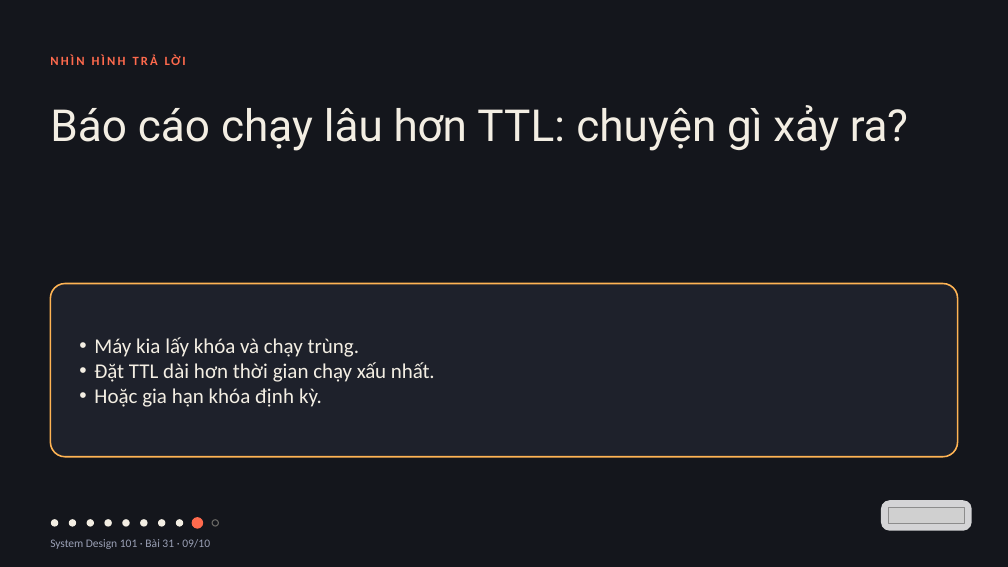
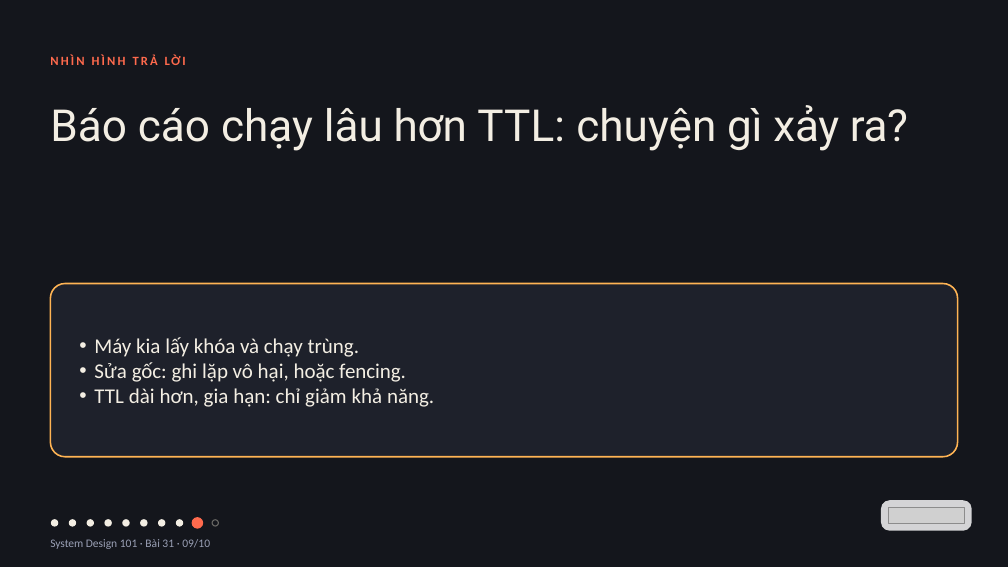
Before and after one commit to vohoailinh90/tool-marketing-studio, a slide deck: slide 9 of system-design-101/vi/lessons/sd-11-031/slides/sd-11-031.pptx. Drawn at 1008x567 pixels with LibreOffice and Linux fonts; fonts in the diff are those of the drawing; grey boxes stand for pictures. Boxes give left, top, right and bottom in pixels: in the first picture for what was removed or moved away, otherwise in the second. Text is boxed around its words. In the diff, an @@ line names an element or a change of style, - is before the commit and + after.

```diff
--- a/system-design-101/vi/lessons/sd-11-031/slides/sd-11-031.pptx
+++ b/system-design-101/vi/lessons/sd-11-031/slides/sd-11-031.pptx
@@ text at (94, 362, 434, 407): text changed @@
-• Đặt TTL dài hơn thời gian chạy xấu nhất.
-• Hoặc gia hạn khóa định kỳ.
+• Sửa gốc: ghi lặp vô hại, hoặc fencing.
+• TTL dài hơn, gia hạn: chỉ giảm khả năng.
```
Also in this commit, not shown: 17 other files.
